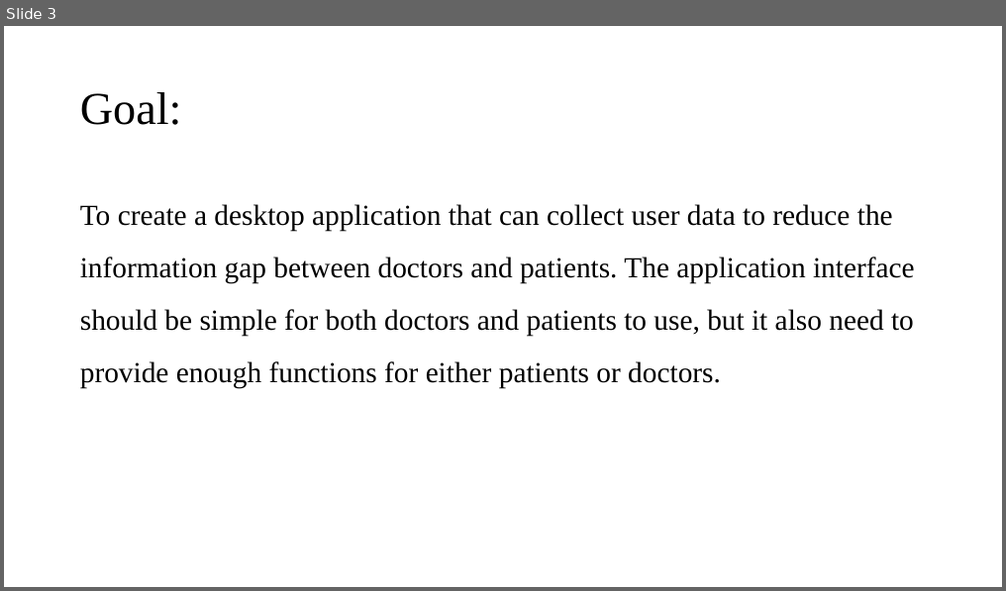
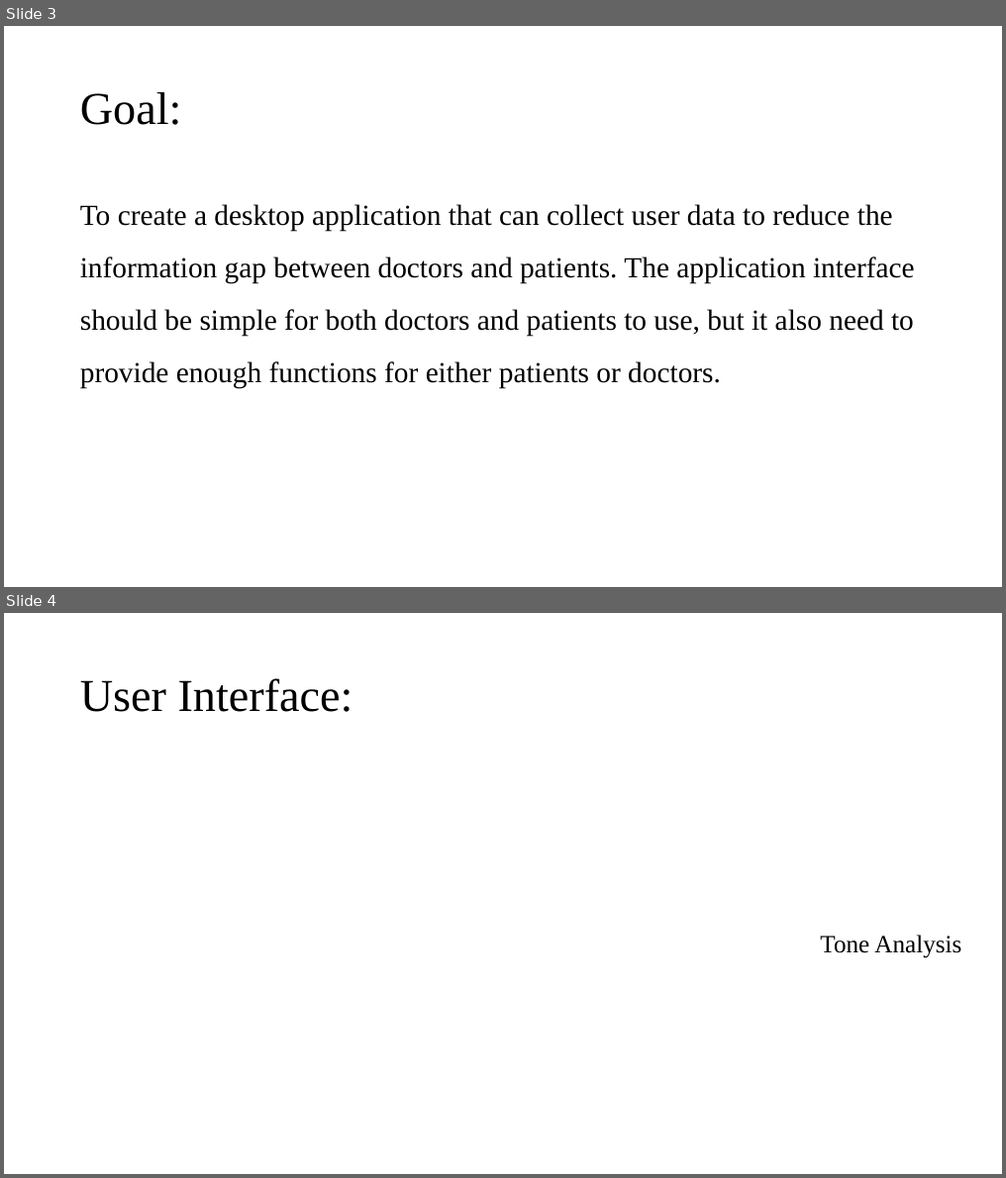
Before and after one commit to wilsonandusa/DoctorWat, a slide deck: Presentation.pptx. Shown one above the other, each under a label of ours: slide 3 before the commit, slides 3 and 4 after it. The pictures are 1006x591 and 1006x1178 pixels, drawn with LibreOffice and Linux fonts; fonts in the diff are those of the drawing. Boxes give left, top, right and bottom in pixels: in the first picture for what was removed or moved away, otherwise in the second. Text is boxed around its words. In the diff, an @@ line names an element or a change of style, - is before the commit and + after.

```diff
--- a/Presentation.pptx
+++ b/Presentation.pptx
@@ slide 4 added at (x1=4, y1=613, x2=1002, y2=1174), background #FFFFFF @@
@@ title added at (x1=80, y1=678, x2=353, y2=712), 44 pt, text #000000 @@
+User Interface:
@@ text added at (x1=820, y1=935, x2=961, y2=959), 24 pt, text #000000 @@
+Tone Analysis
```
Also in this commit, not shown: 1 slide changed, 1 other slide added, 1 slide removed, 1 other file.
